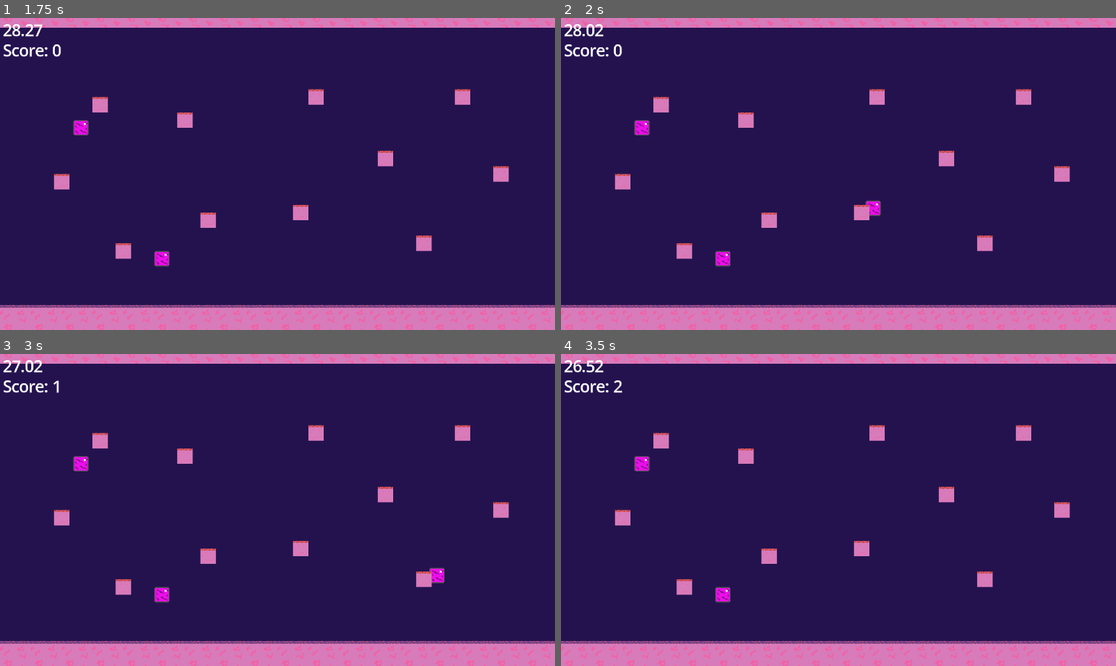
Above: before the commit, frames 1-4 (two rows, left to right).
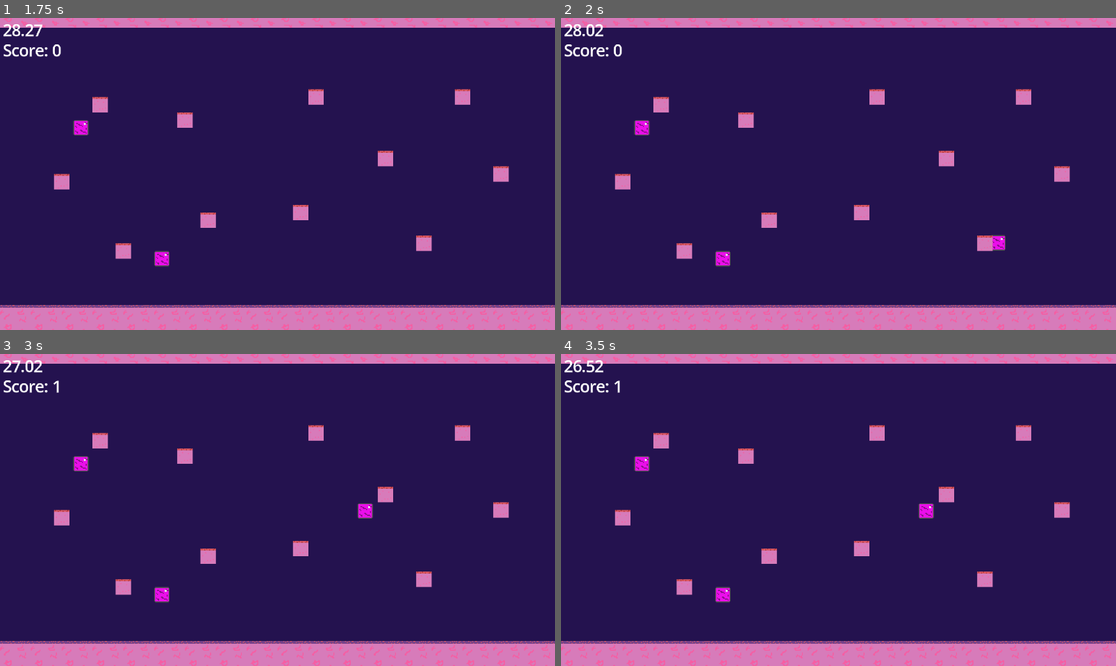
Above: after the commit, the same moments.

Repository: BigMouthInc/CS-IMGD4100GameJam
Game: Godot game, scene res://Scenes/main.tscn
Two runs of this game, one before a commit and one after it. Both use one fixed random seed, a clock stepped at 60 frames per second and the inputs below.
Inputs:
- Up to frame 1 (1.75 s): hold D (move_right) from 0.53 s (still down); tap S (teleport) at 0.6, 1.35 s; tap W (jump) at 0.77, 1.52 s
- Up to frame 2 (2 s): keep holding D (move_right)
- Up to frame 3 (3 s): release D (move_right) at 2.03 s; hold A (move_left) 2.03-2.78 s; tap S (teleport) at 2.1, 2.85 s; hold D (move_right) from 2.78 s (still down)
- Up to frame 4 (3.5 s): keep holding D (move_right); tap W (jump) at 3.02 s

Frame 1 is identical in both runs. In frame 2, 0.2% of the frame differs, in the area x 54-81%, y 58-75%; in frame 3, 0.3%, in the area x 64-81%, y 47-74%; in frame 4, 0.2%.

Commit message:
Stuff wont spawn on stuff

Diff:
--- a/cs-imgd-4100-game-jam!/Scripts/spawner.gd
+++ b/cs-imgd-4100-game-jam!/Scripts/spawner.gd
@@ -1,6 +1,8 @@
 extends Node2D
 
 @onready var block = preload("res://Scenes/block.tscn")
+@onready var platforms = $"../Platforms"
+var positions = []
 
 func _on_block_timer_timeout() -> void:
 
@@ -8,9 +10,31 @@
 	var random_y = randf_range(-330, -50)
 	var random_position = Vector2(random_x, random_y)
 
+	while nearBlock(random_position):
+		random_x = randf_range(50, 550)
+		random_y = randf_range(-310, -50)
+		random_position = Vector2(random_x, random_y)
+
+	positions.append(random_position)
+
 	var placeBlock  = block.instantiate()
 	placeBlock.position = random_position
 	get_parent().add_child(placeBlock)
 
 	var game_manager = get_node("/root/Main/GameManager")
 	placeBlock.point_signal.connect(game_manager.add_score)
+
+func nearBlock(new_pos: Vector2) -> bool:
+
+	for platform in platforms.get_children():
+		if platform.position.x - 8 < new_pos.x and new_pos.x < platform.position.x + 8:
+			return true
+		if  platform.position.y - 8 > new_pos.y and new_pos.y > platform.position.y + 8:
+			return true
+
+	for position in positions:
+		if position.x - 5 < new_pos.x and new_pos.x < position.x + 5:
+			return true
+		if  position.y - 5 > new_pos.y and new_pos.y > position.y + 5:
+			return true
+	return false
